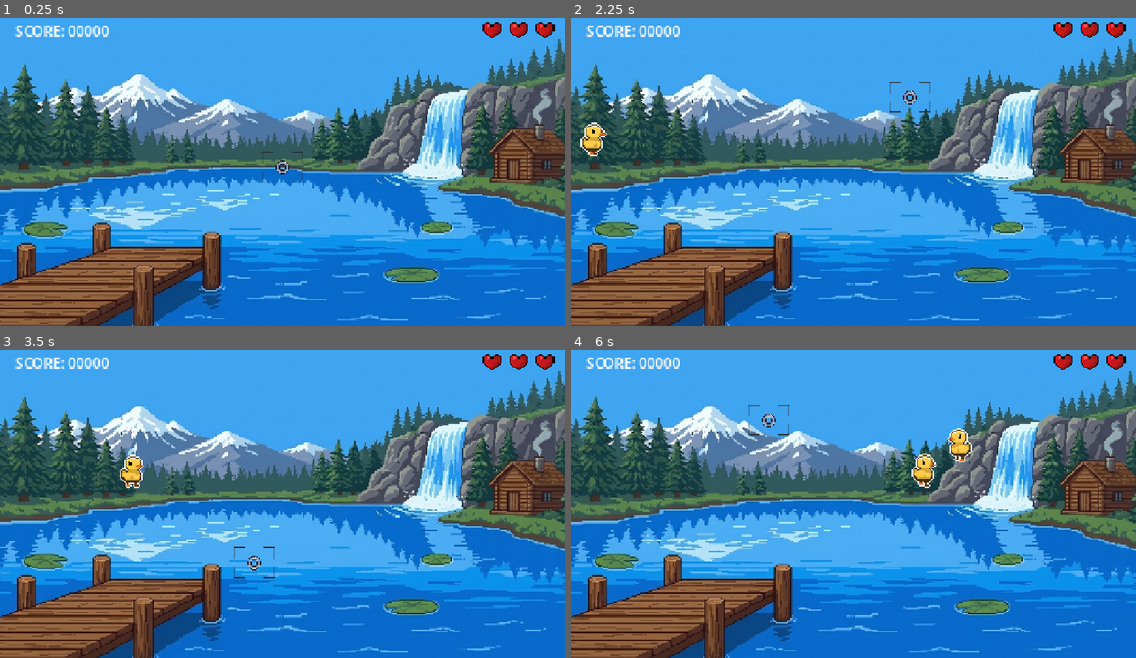
Above: before the commit, frames 1-4 (two rows, left to right).
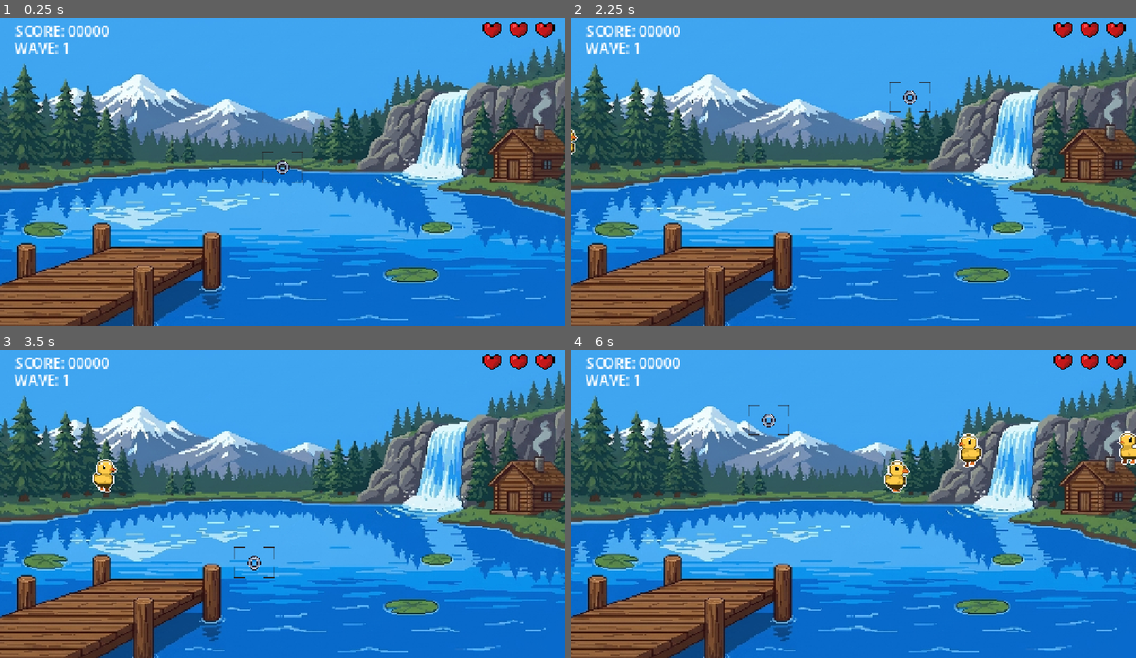
Above: after the commit, the same moments.

Repository: ultra-dot/Snapmaster-Arcade
Game: Godot game, scene res://Scenes/Main.tscn
Same seed, same stepped clock (60 frames per second), same inputs: the game is played once before the commit and once after it.
Inputs (mouse positions are in pixels of both pictures, inside the frame that each line leads up to):
- Up to frame 1 (0.25 s): no input
- Up to frame 2 (2.25 s): tap Enter at 0.5, 2 s; move the mouse to (977, 150) at 0.52 s; press the mouse at (977, 150) at 0.53 s; tap Space at 1.25 s; move the mouse to (740, 184) at 1.27 s; release the mouse at (740, 184) at 1.28 s; click (740, 184) at 1.35 s; move the mouse to (910, 98) at 2.02 s; press the mouse at (910, 98) at 2.03 s
- Up to frame 3 (3.5 s): move the mouse to (254, 562) at 2.77 s; release the mouse at (254, 562) at 2.78 s; click (254, 562) at 2.85 s
- Up to frame 4 (6 s): move the mouse to (1023, 547) at 3.52 s; press the mouse at (1023, 547) at 3.53 s; move the mouse to (684, 451) at 4.27 s; release the mouse at (684, 451) at 4.28 s; click (684, 451) at 4.35 s; move the mouse to (881, 500) at 5.02 s; press the mouse at (881, 500) at 5.03 s; move the mouse to (768, 420) at 5.77 s; release the mouse at (768, 420) at 5.78 s; click (768, 420) at 5.85 s

The runs differ from the first frame. In frame 1, 0.2% of the frame differs, in the area x 2-12%, y 8-12%; in frame 2, 0.6%; in frame 3, 0.8%; in frame 4, 1.7%, in the area x 2-100%, y 8-47%.

Commit message:
First Commit

Diff:
--- a/Scenes/Duck.tscn
+++ b/Scenes/Duck.tscn
@@ -47,17 +47,17 @@
 script = ExtResource("1_rvkc3")
 
 [node name="AnimatedSprite2D" type="AnimatedSprite2D" parent="." unique_id=337613725]
-position = Vector2(34, -16)
+position = Vector2(-0.33333334, -12)
 sprite_frames = SubResource("SpriteFrames_enhka")
 autoplay = "default"
 frame_progress = 0.44236758
 
 [node name="CollisionShape2D" type="CollisionShape2D" parent="." unique_id=2034407825]
-position = Vector2(34, -3)
+position = Vector2(-0.33333588, 0)
 shape = SubResource("CircleShape2D_rvkc3")
 
 [node name="VisibleOnScreenNotifier2D" type="VisibleOnScreenNotifier2D" parent="." unique_id=1759359874]
-position = Vector2(35, -3)
+position = Vector2(0.33333334, 0.66666687)
 rect = Rect2(-9, -11, 16, 19)
 
 [connection signal="screen_exited" from="VisibleOnScreenNotifier2D" to="." method="_on_visible_on_screen_notifier_2d_screen_exited"]
--- a/Scenes/Main.tscn
+++ b/Scenes/Main.tscn
@@ -7,6 +7,8 @@
 [ext_resource type="Texture2D" uid="uid://bp3ou4wxq2ylh" path="res://assets/HeartsFrame2.png" id="4_50glp"]
 [ext_resource type="PackedScene" uid="uid://de8ri08cgpinl" path="res://Scenes/CameraFrame.tscn" id="4_jw32o"]
 [ext_resource type="Texture2D" uid="uid://de82r2weassr0" path="res://assets/HeartsFrame3.png" id="5_vy5pj"]
+[ext_resource type="Script" uid="uid://cp3d0kqj1aql0" path="res://scripts/EduCard.gd" id="7_50glp"]
+[ext_resource type="Texture2D" uid="uid://c77uq8fgymp1j" path="res://assets/card_template.png" id="7_vy5pj"]
 
 [node name="Main" type="Node2D" unique_id=122853964]
 script = ExtResource("1_rgh2o")
@@ -56,6 +58,121 @@
 texture = ExtResource("3_jw32o")
 stretch_mode = 2
 
+[node name="GameOverPanel" type="PanelContainer" parent="HUD" unique_id=180022951]
+visible = false
+anchors_preset = 8
+anchor_left = 0.5
+anchor_top = 0.5
+anchor_right = 0.5
+anchor_bottom = 0.5
+offset_left = -46.0
+offset_top = -42.5
+offset_right = 46.0
+offset_bottom = 42.5
+grow_horizontal = 2
+grow_vertical = 2
+
+[node name="VBoxContainer" type="VBoxContainer" parent="HUD/GameOverPanel" unique_id=828959309]
+layout_mode = 2
+
+[node name="GameOver" type="Label" parent="HUD/GameOverPanel/VBoxContainer" unique_id=338669826]
+layout_mode = 2
+text = "GAME	 OVER"
+horizontal_alignment = 1
+vertical_alignment = 1
+
+[node name="FinalScoreLabel" type="Label" parent="HUD/GameOverPanel/VBoxContainer" unique_id=2103123168]
+layout_mode = 2
+text = "Final Score"
+
+[node name="PlayAgain" type="Button" parent="HUD/GameOverPanel/VBoxContainer" unique_id=267383415]
+layout_mode = 2
+text = "Play Again"
+
+[node name="EduCard" type="TextureRect" parent="HUD" unique_id=1148050499]
+anchors_preset = 8
+anchor_left = 0.5
+anchor_top = 0.5
+anchor_right = 0.5
+anchor_bottom = 0.5
+offset_left = -166.0
+offset_top = -267.0
+offset_right = 948.0
+offset_bottom = 1269.0
+grow_horizontal = 2
+grow_vertical = 2
+scale = Vector2(0.3, 0.3)
+texture = ExtResource("7_vy5pj")
+script = ExtResource("7_50glp")
+
+[node name="PhotoRect" type="TextureRect" parent="HUD/EduCard" unique_id=415660354]
+layout_mode = 0
+offset_left = 116.66675
+offset_top = 329.99997
+offset_right = 973.33325
+offset_bottom = 943.33325
+expand_mode = 1
+stretch_mode = 6
+
+[node name="NameLabel" type="Label" parent="HUD/EduCard" unique_id=1698107863]
+layout_mode = 0
+offset_left = 86.666626
+offset_top = 126.66669
+offset_right = 1003.33325
+offset_bottom = 222.66669
+theme_override_colors/font_color = Color(0, 0, 0, 1)
+theme_override_font_sizes/font_size = 70
+text = "NAMA SPESIES"
+horizontal_alignment = 1
+vertical_alignment = 1
+
+[node name="LatinLabel" type="Label" parent="HUD/EduCard" unique_id=1840999195]
+layout_mode = 0
+offset_left = 90.00006
+offset_top = 216.66663
+offset_right = 1003.33325
+offset_bottom = 286.3333
+theme_override_colors/font_color = Color(0, 0, 0, 1)
+theme_override_font_sizes/font_size = 50
+text = "LATIN LABEL"
+horizontal_alignment = 1
+vertical_alignment = 1
+
+[node name="DescLabel" type="RichTextLabel" parent="HUD/EduCard" unique_id=1653634424]
+layout_mode = 0
+offset_left = 113.0
+offset_top = 993.0
+offset_right = 978.0
+offset_bottom = 1295.0
+theme_override_colors/default_color = Color(0.012617188, 0.012617188, 0.012617188, 1)
+theme_override_font_sizes/normal_font_size = 70
+theme_override_font_sizes/bold_font_size = 30
+theme_override_font_sizes/bold_italics_font_size = 30
+theme_override_font_sizes/italics_font_size = 30
+theme_override_font_sizes/mono_font_size = 30
+text = "LOREM IPSUM LOREM IPSUM LOREM IPSUM LOREM IPSUM LOREM IPSUM LOREM IPSUM LOREM IPSUM LOREM IPSUM LOREM IPSUM LOREM IPSUMLOREM IPSUM LOREM IPSUM LOREM IPSUM LOREM IPSUM LOREM IPSUMLOREM IPSUM LOREM IPSUM LOREM IPSUM LOREM IPSUM LOREM IPSUMLOREM IPSUM LOREM IPSUM LOREM IPSUM LOREM IPSUM LOREM IPSUMLOREM IPSUM LOREM IPSUM LOREM IPSUM LOREM IPSUM LOREM IPSUM"
+horizontal_alignment = 3
+
+[node name="NextButton" type="Button" parent="HUD/EduCard" unique_id=302496046]
+layout_mode = 0
+offset_left = 326.6667
+offset_top = 1479.9999
+offset_right = 796.6667
+offset_bottom = 1569.9999
+text = "SELANJUTNYA"
+
+[node name="WaveLabel" type="Label" parent="HUD" unique_id=475809817]
+offset_left = 33.0
+offset_top = 66.0
+offset_right = 122.0
+offset_bottom = 89.0
+scale = Vector2(2, 2)
+theme_override_font_sizes/font_size = 16
+text = "Wave"
+vertical_alignment = 1
+
 [node name="CameraFrame" parent="." unique_id=1922902824 instance=ExtResource("4_jw32o")]
 position = Vector2(199, 75)
 scale = Vector2(2, 2)
+
+[connection signal="pressed" from="HUD/GameOverPanel/VBoxContainer/PlayAgain" to="." method="restart_game"]
--- a/scripts/CameraFrame.gd
+++ b/scripts/CameraFrame.gd
@@ -10,6 +10,12 @@
 func _process(delta):
 	# Update position to follow InputManager
 	global_position = InputManager.target_pos
+
+	var gm = get_tree().get_first_node_in_group("game_manager")
+	if gm and gm.is_game_over_state:
+		# Reset UI and stop capturing if game over
+		if progress_bar: progress_bar.value = 0
+		return
 
 	# Hold and Steady Mechanic
 	if InputManager.is_trigger_held:
@@ -29,12 +35,24 @@
 
 				# Capture triggered!
 				if current_capture_timer >= capture_time:
-					valid_duck.capture()
-					var gm = get_tree().get_first_node_in_group("game_manager")
-					if gm:
-						gm.add_score(100)
-					print("Snap! Captured target.")
+					# Sembunyiin 100% semua isi kamera (crosshair, progress bar)
+					self.visible = false
 
+					# Kasih jeda waktu super singkat (0.05 detik) biar Godot 100% yakin layarnya udah digambar ulang tanpa UI kamera
+					await get_tree().create_timer(0.05).timeout
+
+					# Pastiin bebeknya belum dihapus pas kita nunggu
+					if is_instance_valid(valid_duck):
+						var snapshot = take_snapshot(valid_duck)
+						valid_duck.capture()
+						if gm:
+							gm.add_score(100)
+							if snapshot:
+								gm.register_capture(snapshot)
+						print("Snap! Captured target.")
+
+					# Munculin crosshair lagi
+					self.visible = true
 					current_capture_timer = 0.0
 					targeted_duck = null
 			else:
@@ -55,3 +73,33 @@
 		progress_bar.step = 1
 		progress_bar.max_value = capture_time * 100.0
 		progress_bar.value = current_capture_timer * 100.0
+
+func take_snapshot(target: Area2D) -> ImageTexture:
+	var viewport = get_viewport()
+	var img = viewport.get_texture().get_image()
+
+	# Overframe size (dilebarin biar bebeknya masuk semua & estetik)
+	# Ukuran ini bisa lu ganti-ganti. 250x200 biasanya pas buat resolusi 720p.
+	var snapshot_width = 250
+	var snapshot_height = 200
+
+	# Otomatis center ke posisi bebek, bukan posisi mouse!
+	var center_pos = global_position
+	if target:
+		center_pos = target.global_position
+
+	var capture_rect = Rect2i(
+		int(center_pos.x - snapshot_width/2),
+		int(center_pos.y - snapshot_height/2),
+		int(snapshot_width),
+		int(snapshot_height)
+	)
+
+	# Clamp to image boundaries to prevent errors
+	var img_rect = Rect2i(0, 0, img.get_width(), img.get_height())
+	capture_rect = capture_rect.intersection(img_rect)
+
+	if capture_rect.size.x > 0 and capture_rect.size.y > 0:
+		var cropped_img = img.get_region(capture_rect)
+		return ImageTexture.create_from_image(cropped_img)
+	return null
--- a/scripts/Duck.gd
+++ b/scripts/Duck.gd
@@ -17,12 +17,15 @@
 func capture():
 	if is_captured: return
 	is_captured = true
-	# Placeholder for visual feedback (e.g., flash, stop moving)
-	# Play animation or change sprite color here later
-	modulate = Color(2, 2, 2) # Quick flash effect
+
+	# Bikin bebeknya ngeluarin flash putih pas kejepret di in-game
+	modulate = Color(2, 2, 2)
 
 	# Delay then delete
 	await get_tree().create_timer(0.2).timeout
+	var gm = get_tree().get_first_node_in_group("game_manager")
+	if gm:
+		gm.duck_resolved()
 	queue_free()
 
 func _on_visible_on_screen_notifier_2d_screen_exited():
@@ -31,4 +34,5 @@
 		var gm = get_tree().get_first_node_in_group("game_manager")
 		if gm:
 			gm.lose_life()
+			gm.duck_resolved()
 		queue_free()
--- /dev/null
+++ b/scripts/EduCard.gd
@@ -0,0 +1,32 @@
+extends TextureRect
+
+@onready var photo_rect: TextureRect = $PhotoRect
+@onready var name_label: Label = $NameLabel
+@onready var latin_label: Label = $LatinLabel
+@onready var desc_label: RichTextLabel = $DescLabel
+@onready var next_button: Button = $NextButton
+
+func _ready():
+	hide() # Sembunyikan pas awal main
+	next_button.pressed.connect(_on_next_button_pressed)
+
+func show_card(data: Dictionary, snapshot: ImageTexture):
+	name_label.text = data["name"]
+	latin_label.text = data["latin"]
+	desc_label.text = data["desc"]
+
+	if snapshot:
+		photo_rect.texture = snapshot
+
+	# Munculin dengan animasi pop-up (fade in)
+	show()
+	modulate.a = 0
+	var tween = create_tween()
+	tween.tween_property(self, "modulate:a", 1.0, 0.5)
+
+func _on_next_button_pressed():
+	hide()
+	var gm = get_tree().get_first_node_in_group("game_manager")
+	if gm:
+		gm.current_wave += 1
+		gm.start_wave(gm.current_wave)
--- a/scripts/GameManager.gd
+++ b/scripts/GameManager.gd
@@ -12,23 +12,79 @@
 var current_health: int = 6 # 3 hearts * 2 halves
 var max_health: int = 6
 var screen_size: Vector2
+var is_game_over_state: bool = false
+
+# Wave System
+var current_wave: int = 1
+var ducks_per_wave: int = 5
+var ducks_spawned: int = 0
+var ducks_resolved: int = 0 # Count of ducks captured + escaped
+var last_snapshot: ImageTexture = null
+
+# Edu Data Dictionary
+var species_data = {
+	1: {"name": "Bebek Mallard", "latin": "Anas platyrhynchos", "desc": "Bebek liar yang paling umum dijumpai. Sangat mudah beradaptasi."},
+	2: {"name": "Bebek Kayu", "latin": "Aix sponsa", "desc": "Bebek berbulu sangat indah yang suka bertengger di pepohonan."},
+	3: {"name": "Katak Hijau", "latin": "Lithobates clamitans", "desc": "Bisa diam berjam-jam, tapi lompatannya sangat cepat!"},
+	4: {"name": "Bebek Misterius", "latin": "Anatidae ignotus", "desc": "Sangat cepat dan langka. Jangan sampai lepas!"}
+}
 
 @onready var spawn_timer: Timer = $SpawnTimer
 @onready var score_label: Label = $HUD/ScoreLabel
 @onready var hearts_container: HBoxContainer = $HUD/HeartsContainer
+@onready var hud: CanvasLayer = $HUD
 
 func _ready():
 	screen_size = get_viewport().get_visible_rect().size
+	spawn_timer.timeout.connect(_on_spawn_timer_timeout)
+	start_wave(current_wave)
+	update_hud()
+	add_to_group("game_manager")
+
+func start_wave(wave: int):
+	ducks_spawned = 0
+	ducks_resolved = 0
+	last_snapshot = null
+
+	# Increase difficulty
+	spawn_interval = max(0.5, 2.0 - (wave * 0.2))
 	spawn_timer.wait_time = spawn_interval
-	spawn_timer.timeout.connect(_on_spawn_timer_timeout)
 	spawn_timer.start()
+	print("Starting Wave: ", wave)
 	update_hud()
 
-	# Add GameManager to group for easy access
-	add_to_group("game_manager")
+func register_capture(snapshot: ImageTexture):
+	last_snapshot = snapshot
+
+func duck_resolved():
+	ducks_resolved += 1
+	if ducks_resolved >= ducks_per_wave:
+		end_wave()
+
+func end_wave():
+	if is_game_over_state: return
+
+	print("Wave ", current_wave, " complete!")
+	var edu_card = $HUD.get_node_or_null("EduCard")
+
+	if edu_card and species_data.has(current_wave):
+		# Show the educational card and pause the wave progression
+		# The EduCard's "Next" button will start the next wave
+		edu_card.show_card(species_data[current_wave], last_snapshot)
+	else:
+		# Fallback if card isn't ready or we run out of data
+		await get_tree().create_timer(3.0).timeout
+		current_wave += 1
+		start_wave(current_wave)
 
 func _on_spawn_timer_timeout():
-	spawn_duck()
+	if ducks_spawned < ducks_per_wave:
+		spawn_duck()
+		ducks_spawned += 1
+
+		if ducks_spawned >= ducks_per_wave:
+			spawn_timer.stop() # Stop spawning for this wave
+
 
 func spawn_duck():
 	if not duck_scene: return
@@ -70,8 +126,11 @@
 
 func update_hud():
 	if score_label:
-		# Format score with leading zeros
 		score_label.text = "SCORE: %05d" % score
+
+	var wave_label = $HUD.get_node_or_null("WaveLabel")
+	if wave_label:
+		wave_label.text = "WAVE: " + str(current_wave)
 
 	if hearts_container:
 		# Update heart textures based on current health (Zelda style)
@@ -88,8 +147,24 @@
 				hearts[i].texture = tex_heart_empty
 
 func game_over():
+	if is_game_over_state: return
+	is_game_over_state = true
 	print("Game Over! Final Score: ", score)
 	spawn_timer.stop()
-	# For now, just restart after 2 seconds
-	await get_tree().create_timer(2.0).timeout
+
+	var game_over_panel = $HUD.get_node_or_null("GameOverPanel")
+	if game_over_panel:
+		var final_score_label = game_over_panel.get_node_or_null("VBoxContainer/FinalScoreLabel")
+		if final_score_label:
+			final_score_label.text = "Final Score: " + str(score)
+		game_over_panel.show()
+	else:
+		# Fallback if UI not created yet
+		await get_tree().create_timer(2.0).timeout
+		restart_game()
+
+func restart_game():
 	get_tree().reload_current_scene()
+
+func return_to_menu():
+	get_tree().change_scene_to_file("res://Scenes/MainMenu.tscn")
--- /dev/null
+++ b/scripts/MainMenu.gd
@@ -0,0 +1,9 @@
+extends Control
+
+# Pindah ke layar permainan
+func _on_play_button_pressed():
+	get_tree().change_scene_to_file("res://Scenes/Main.tscn")
+
+# Keluar dari game
+func _on_quit_button_pressed():
+	get_tree().quit()
Binary file added: assets/card_template.png
Not shown, added: assets/card_template.png.import
Not shown, added: scripts/EduCard.gd.uid
Not shown, added: scripts/MainMenu.gd.uid
Not shown, changed: godot_setup_guide.md
Not shown, changed: tracker.py
